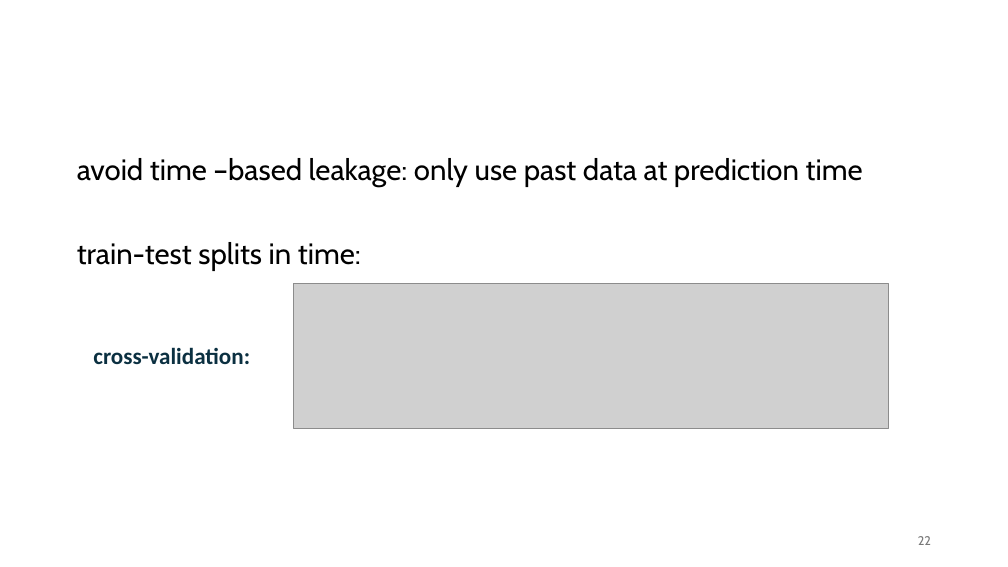
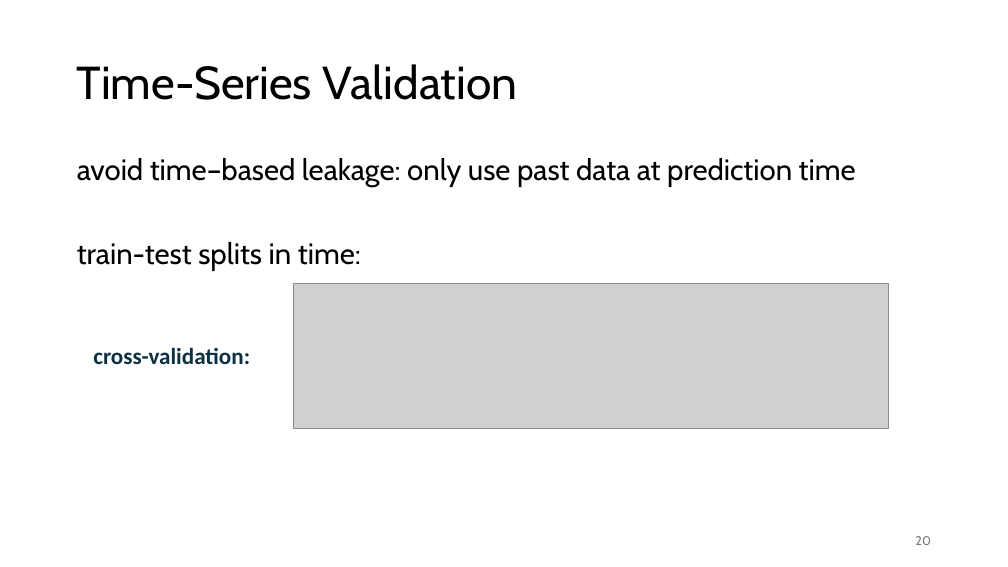
Before and after one commit to FelixWick/data_science, a slide deck: slide 20 of slides/9_time_series.pptx (slide 22 before the commit). Drawn at 1008x567 pixels with LibreOffice and Linux fonts; fonts in the diff are those of the drawing; grey boxes stand for pictures. Boxes give left, top, right and bottom in pixels: in the first picture for what was removed or moved away, otherwise in the second. Text is boxed around its words. In the diff, an @@ line names an element or a change of style, - is before the commit and + after.

Commit message:
finished time series slides

```diff
--- a/slides/9_time_series.pptx
+++ b/slides/9_time_series.pptx
@@ title added at (77,64,518,100), 44 pt, text #000000 @@
+Time-Series Validation
@@ text at (77,158,856,187): spaces changed @@
-avoid time –based leakage: only use past data at prediction time
+avoid time–based leakage: only use past data at prediction time
@@ page number at (915,536,931,545): text changed @@
-22
+20
```
Also in this commit, not shown: 17 other slides changed, 4 slides added, 2 slides removed, 1 other file.
